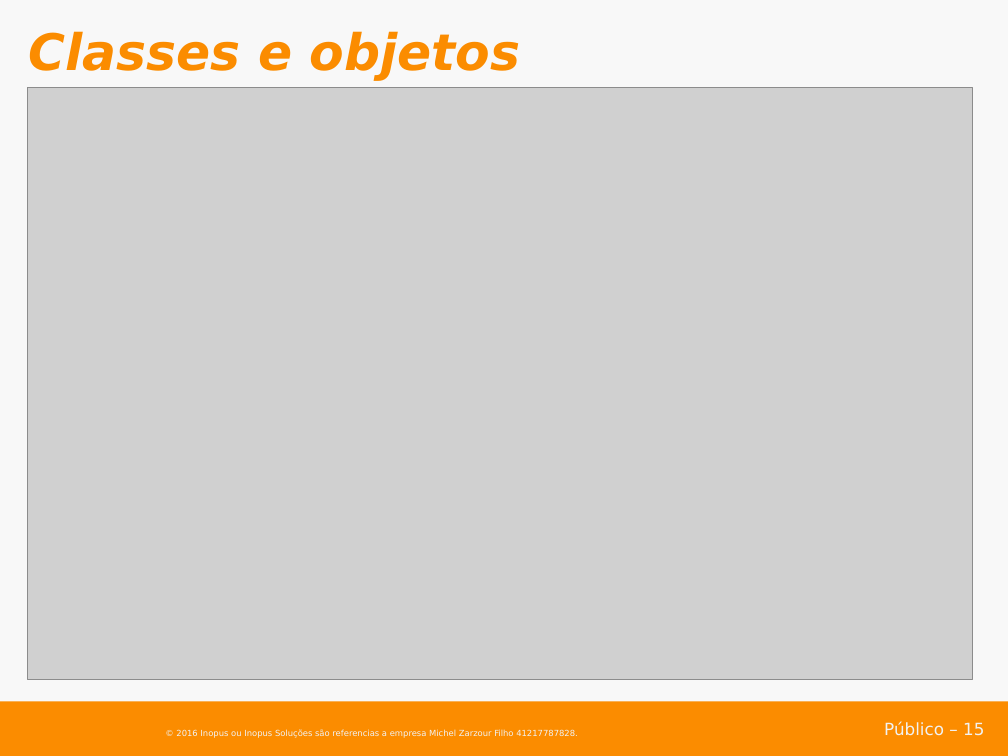
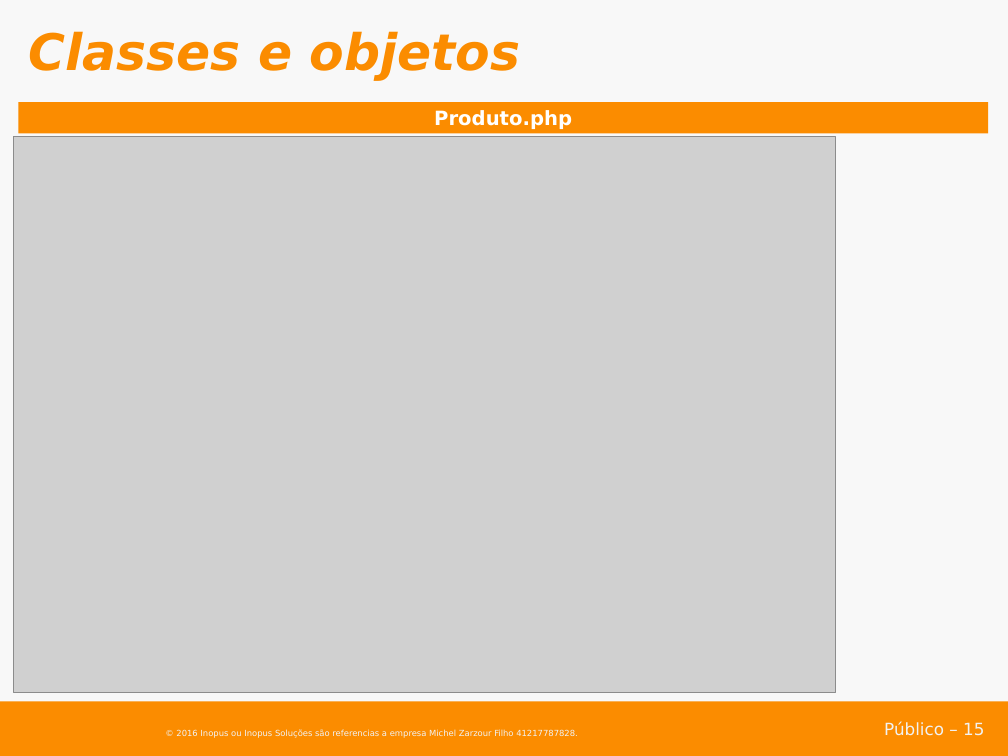
Before and after one commit to inopus/workshop-php-20161019, a slide deck: slide 15 of apresentacao/Workshop PHP 201610210136.pptx. Drawn at 1008x756 pixels with LibreOffice and Linux fonts; fonts in the diff are those of the drawing; grey boxes stand for pictures; background and template pictures are left out. Boxes give left, top, right and bottom in pixels: in the first picture for what was removed or moved away, otherwise in the second. Text is boxed around its words. In the diff, an @@ line names an element or a change of style, - is before the commit and + after.

```diff
--- a/apresentacao/Workshop PHP 201610210136.pptx
+++ b/apresentacao/Workshop PHP 201610210136.pptx
@@ rectangle added at (18,102,988,133), fill #FB8C00, 14 pt, text #FFFFFF, bold @@
+Produto.php
@@ picture: place and size @@
-picture at (28,88,974,680)
+picture at (13,137,836,692)
```
Also in this commit, not shown: 8 other slides changed, 5 slides added, 5 other files.
